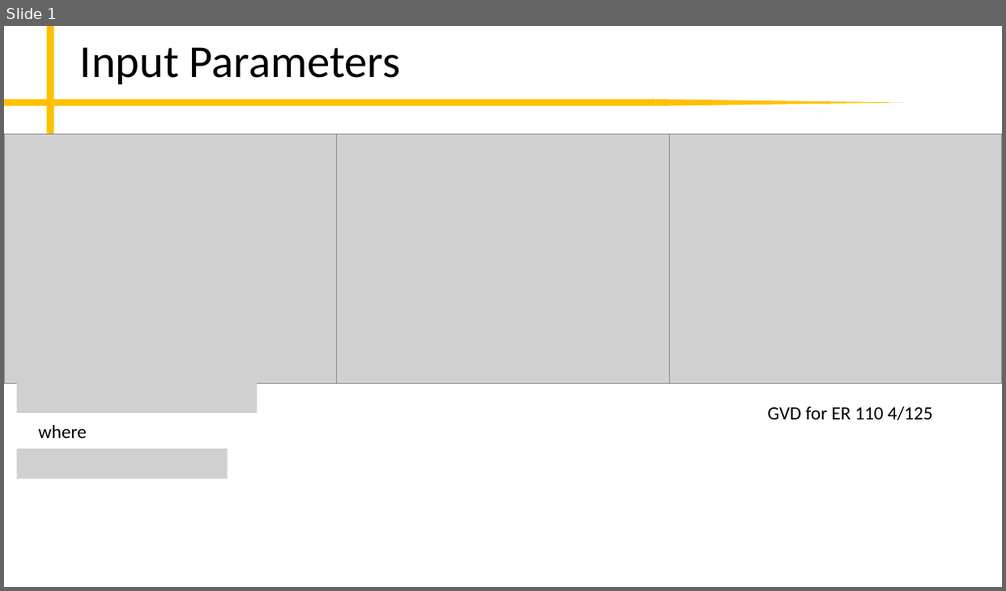
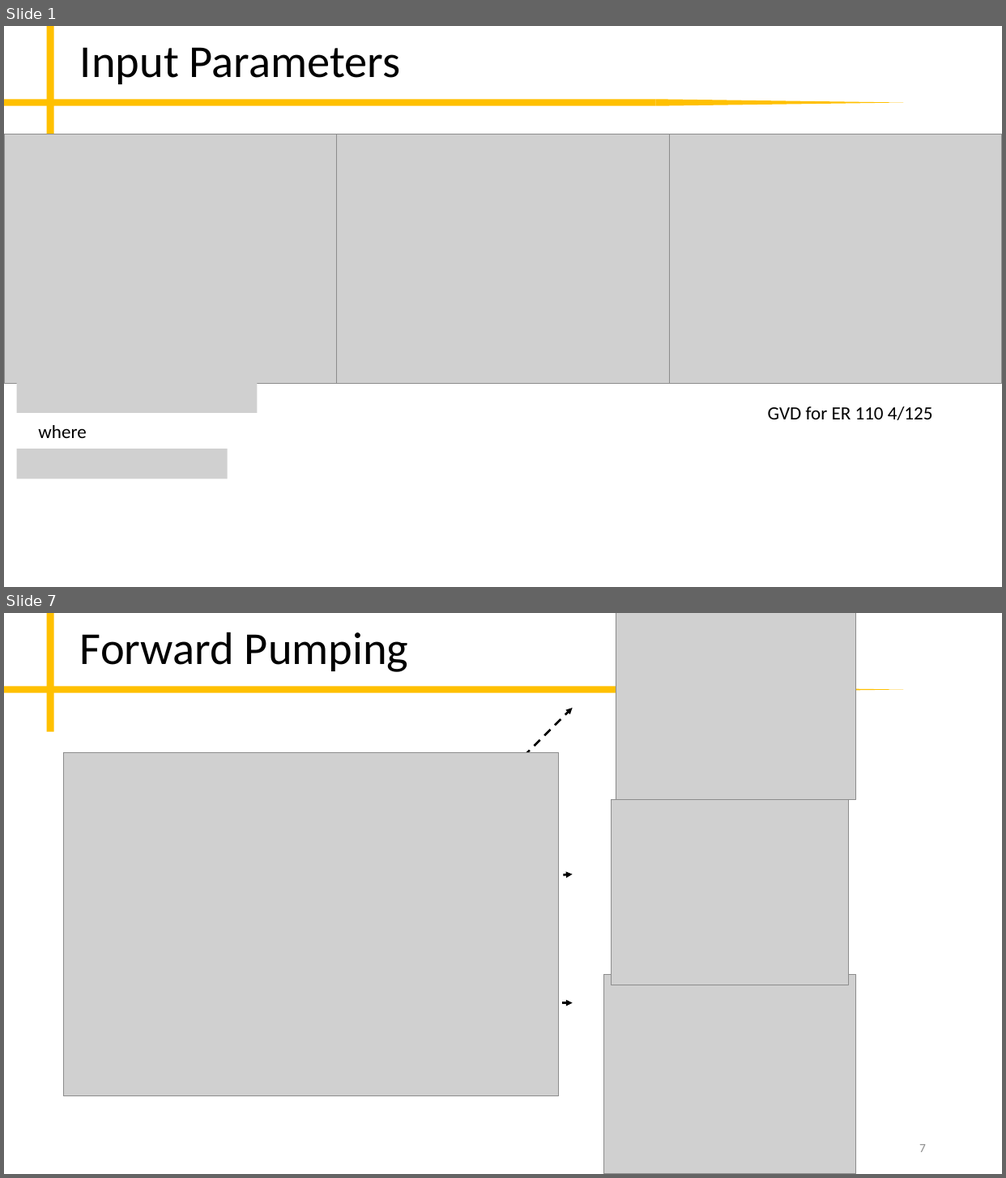
Before and after one commit to peter-chang62/Laser-Design-Scripts, a slide deck: memo.pptx. Shown one above the other, each under a label of ours: slide 1 before the commit, slides 1 and 7 after it; the slides between them are not shown. The pictures are 1006x591 and 1006x1178 pixels, drawn with LibreOffice and Linux fonts; fonts in the diff are those of the drawing; grey boxes stand for pictures. Boxes give left, top, right and bottom in pixels: in the first picture for what was removed or moved away, otherwise in the second. Text is boxed around its words. In the diff, an @@ line names an element or a change of style, - is before the commit and + after.

```diff
--- a/memo.pptx
+++ b/memo.pptx
@@ slide 7 added at [4, 613, 1002, 1174], background #FFFFFF; not listed: 3 template elements that a slide beside it also shows @@
@@ title added at [80, 632, 409, 672], 44 pt, text #000000 @@
+Forward Pumping
@@ picture added at [616, 613, 856, 799] @@
@@ arrow added from (503, 777) to (572, 708), #000000 2 pt dashed @@
@@ picture added at [64, 752, 559, 1097] @@
@@ picture added at [612, 800, 849, 986] @@
@@ arrow added from (213, 902) to (572, 875), #000000 2 pt dashed @@
@@ picture added at [603, 974, 856, 1174] @@
@@ arrow added from (196, 1003) to (572, 1003), #000000 2 pt dashed @@
@@ page number added at [919, 1144, 926, 1152], 12 pt, text #8C8C8C @@
+7
```
Also in this commit, not shown: 1 slide changed, 4 other slides added, 1 other file.
